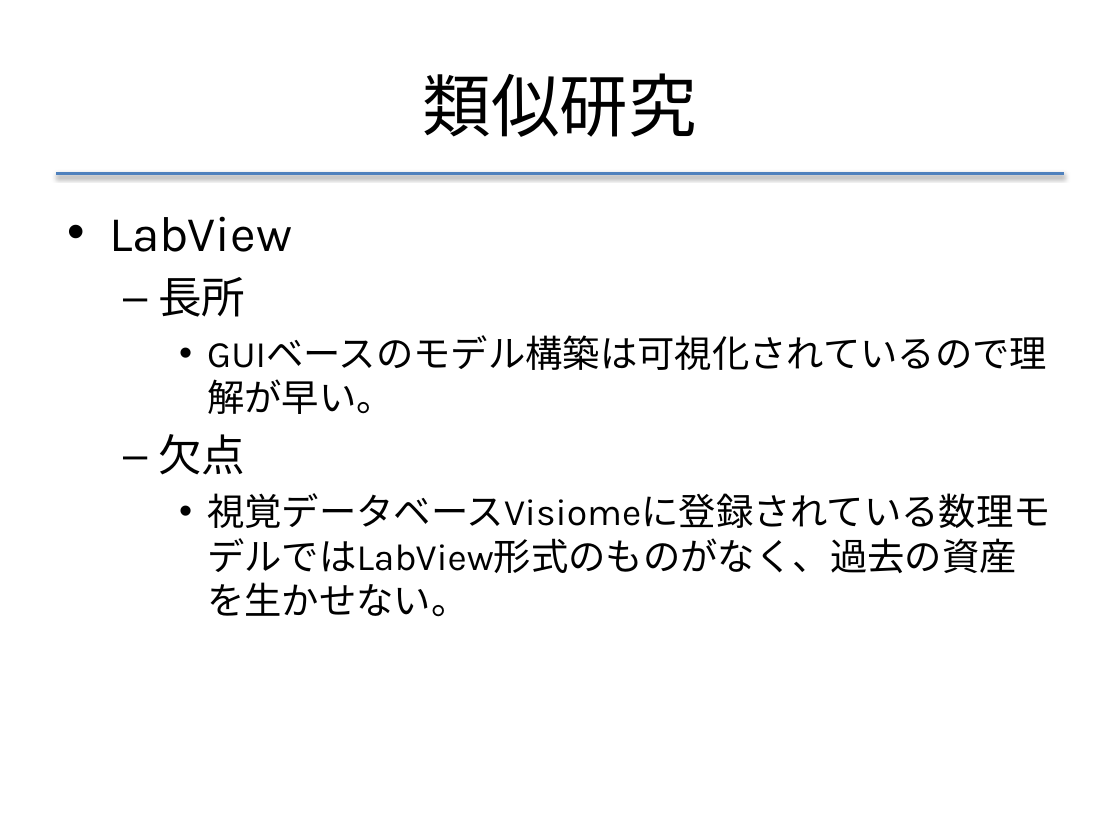
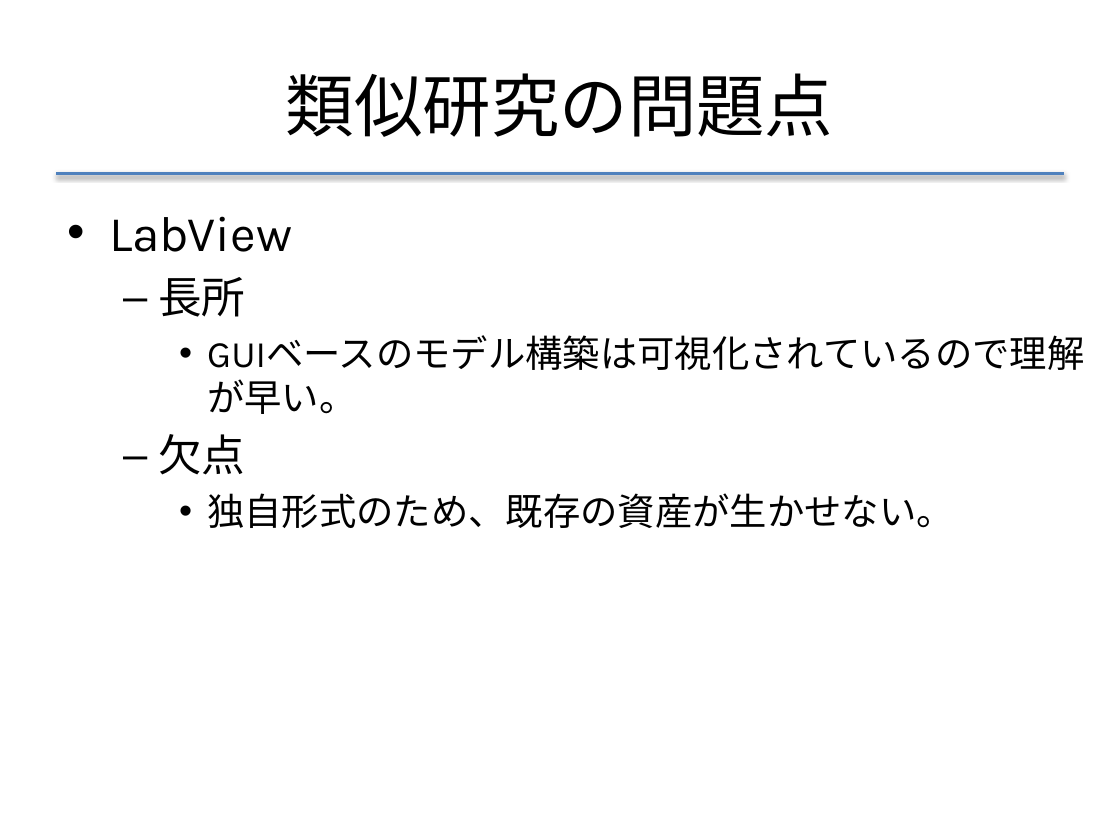
Before and after one commit to f-akazawa/akaz_uecdevelop, a slide deck: slide 15 of doc/中間発表資料.pptx. Drawn at 1120x840 pixels with LibreOffice and Linux fonts; fonts in the diff are those of the drawing. Boxes give left, top, right and bottom in pixels: in the first picture for what was removed or moved away, otherwise in the second. Text is boxed around its words. In the diff, an @@ line names an element or a change of style, - is before the commit and + after.

Commit message:
一回目練習のコメントを受けて修正
LLVMの説明、V1野やMT野では細かい処理がたくさんあるのでざっくりと一個だけというイメージにさせないこと

```diff
--- a/doc/中間発表資料.pptx
+++ b/doc/中間発表資料.pptx
@@ title at [286, 73, 833, 137]: text changed @@
-類似研究
+類似研究の問題点
@@ text at [207, 493, 954, 528]: text changed @@
-    • 視覚データベースVisiomeに登録されている数理モデルではLabView形式のものがなく、過去の資産を生かせない。
+    • 独自形式のため、既存の資産が生かせない。
```
Also in this commit, not shown: 10 other slides changed, 6 slides added.
